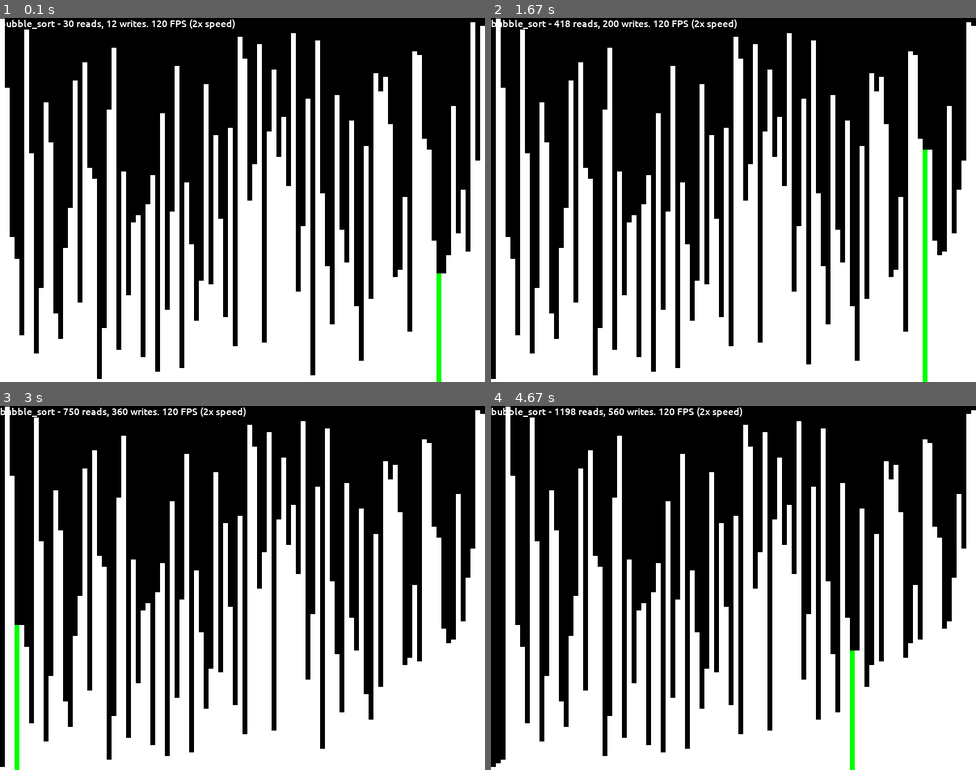
Above: before the commit, frames 1-4 (two rows, left to right).
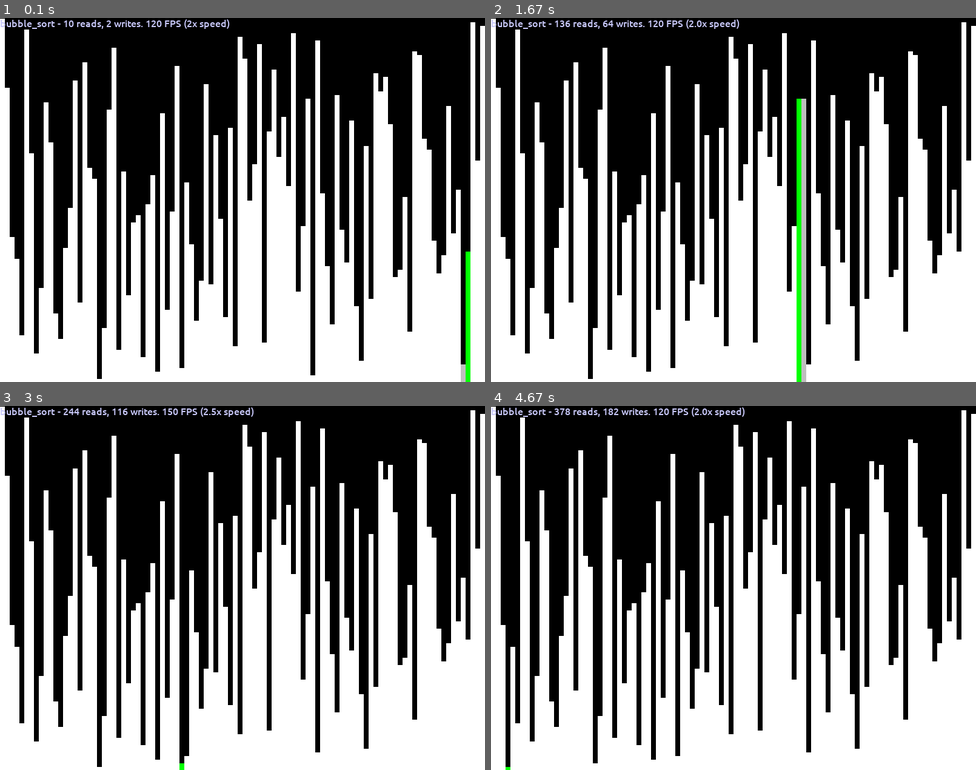
Above: after the commit, the same moments.

Repository: MichaelLesirge/intermediate-programming-class
Game: pygame game, started from sorting/visualizer.py
Two runs of this game, one before a commit and one after it. Both use one fixed random seed, a clock stepped at 60 frames per second and the inputs below.
Inputs:
- Up to frame 1 (0.1 s): no input
- Up to frame 2 (1.67 s): hold Up 0.33-0.8 s; hold Down 0.83-1.13 s; hold Up 1.17-1.53 s; hold Down from 1.57 s (still down)
- Up to frame 3 (3 s): release Down at 1.93 s; hold Up 1.97-2.27 s; hold Down 2.3-2.6 s; hold Up from 2.63 s (still down)
- Up to frame 4 (4.67 s): release Up at 3 s; hold Down 3.03-3.4 s; hold Up 3.43-3.73 s; hold Down 3.77-4.07 s; hold Up 4.1-4.47 s; hold Down from 4.5 s (still down)

The runs differ from the first frame. In frame 1, 2.6% of the frame differs, in the area x 0-97%, y 0-100%; in frame 2, 29%; in frame 3, 37%; in frame 4, 38%, in the area x 0-100%, y 0-100%.

Commit message:
minor updates

Diff:
--- a/sorting/algorithms/__init__.py
+++ b/sorting/algorithms/__init__.py
@@ -1,3 +1,4 @@
 from .bubble import bubble_sort
 from .insertion import insertion_sort
 from .selection import selection_sort
+from .merge import merge_sort
--- a/sorting/algorithms/bubble.py
+++ b/sorting/algorithms/bubble.py
@@ -7,7 +7,7 @@
 Pros:
 - simple
 - no extra memory
-- elements with same key maintain order
+- elements with same key maintain relative order
 
 Cons:
 - O(N^2) so slow for long lists
--- a/sorting/algorithms/insertion.py
+++ b/sorting/algorithms/insertion.py
@@ -19,7 +19,7 @@
 
         key = array[i]
 
-        j = i-1
+        j = i - 1
 
         while j >= 0 and key < array[j]:
             array[j + 1] = array[j]
--- /dev/null
+++ b/sorting/algorithms/merge.py
@@ -0,0 +1,52 @@
+"""
+Time Complexity: O(N log(N))
+Auxiliary Space: O(1)
+
+split into sub arrays and merge back the arrays in order
+
+Pros:
+- worst case is O(N log(N)) performance
+- elements with same key maintain relative order
+- easy to make parallel, but at cost of more memory making list copies
+
+Cons:
+- uses recursion, so lots of stack frames
+- not the best for small lists
+"""
+
+def merge(array: list, left: int, mid: int, right: int) -> None:
+    start2 = mid + 1
+
+    if array[mid] <= array[start2]:
+        return
+
+    while left <= mid and start2 <= right:
+
+        if array[left] <= array[start2]:
+            left += 1
+        else:
+            value = array[start2]
+            index = start2
+
+            while index != left:
+                array[index] = array[index - 1]
+                index -= 1
+
+            array[left] = value
+
+            left += 1
+            mid += 1
+            start2 += 1
+
+def merge_sort(array: list, left: int = None, right: int = None) -> None:
+    if left is None: left = 0
+    if right is None: right = len(array) - 1
+
+    if left >= right: return
+
+    mid = left + (right - left) // 2
+
+    merge_sort(array, left, mid)
+    merge_sort(array, mid + 1, right)
+
+    merge(array, left, mid, right)
--- a/sorting/algorithms/selection.py
+++ b/sorting/algorithms/selection.py
@@ -23,4 +23,4 @@
 
         min_index = min(range(i, n), key = array.__getitem__)
 
-        swap(array, i, min_index)
+        swap(array, min_index, i)
--- a/sorting/testing.py
+++ b/sorting/testing.py
@@ -1,9 +1,9 @@
 import unittest
 
-from algorithms import bubble_sort, insertion_sort, selection_sort
+from algorithms import bubble_sort, insertion_sort, selection_sort, merge_sort
 from util import make_random
 
-algorithms = [bubble_sort, insertion_sort, selection_sort]
+algorithms = [bubble_sort, insertion_sort, selection_sort, merge_sort]
 
 class TestLinkedList(unittest.TestCase):
     def assert_all_sorted(self, array: list):
--- a/sorting/visualizer.py
+++ b/sorting/visualizer.py
@@ -1,19 +1,12 @@
+import threading
+import winsound
+
 import pygame
 
+import algorithms
 from util import make_random
-import algorithms
 
-sorting_algorithms = {algorithms.bubble_sort: 2, algorithms.insertion_sort: 1, algorithms.selection_sort: 1}
-
-"""
-Bubble, Insertion, Selection, Merge, and Quick Sort
-Option of shuffled mode and random number mode
-Beeps based on element size
-Display name of sorting, (comparisons, swaps) and (reads, writes)
-highlight relevant indexes
-
-graph time of sorting for different array sizes at end
-"""
+sorting_algorithms = {algorithms.bubble_sort: 2, algorithms.insertion_sort: 1, algorithms.selection_sort: 1, algorithms.merge_sort: 1}
 
 pygame.init()
 
@@ -23,13 +16,18 @@
 
     HEIGHT_MIN, HEIGHT_MAX = 1, SCREEN_HEIGHT - 1
 
-    FPS = 60
+    BASE_FPS = 60
 
     ARRAY_LENGTH = 100
     NUM_RANGE = None
 
     BACKGROUND_COLOR = (0, 0, 0)
     DEFAULT_BLOCK_COLOR = (255, 255, 255)
+
+    FREQUENCY_MIN, FREQUENCY_MAX = 100, 10000
+    MAX_DURATION = 1
+
+    FPS_CHANGE = 0.5
 
 # TODO id all values in array (inherit from int) and then always have smooth mode and go back to storing rects in dict
 class SortDisplayArray(list):
@@ -64,16 +62,18 @@
     def __getitem__(self, index):
         self.reads += 1
 
-        # self.marks["red"] = index
-        # self.update_func(self)
+        self.marks["grey"] = index
+        self.update_func(self)
 
         return super().__getitem__(index)
 
     def __setitem__(self, index, value):
         self.writes += 1
 
+        # if Config.MAX_DURATION != 0: threading.Thread(target=self.beep, args=(value,), kwargs={}).start()
+
         self.marks["green"] = index
-        self.update_func(self)
+        self.update_func(self, value)
 
         return super().__setitem__(index, value)
 
@@ -83,25 +83,38 @@
 
 def main() -> None:
     screen = pygame.display.set_mode((Config.SCREEN_WIDTH, Config.SCREEN_HEIGHT))
-    pygame.display.set_caption("Falling Shapes")
+    pygame.display.set_caption("Sorting")
 
     clock = pygame.time.Clock()
 
     font = pygame.font.Font('sorting/font.ttf', 16)
 
+
     for sorter, fps_adjuster in sorting_algorithms.items():
-        def update_screen(display_array):
-            if pygame.event.get(pygame.QUIT):
-                exit(pygame.quit())
+        frequency_block = (Config.FREQUENCY_MAX - Config.FREQUENCY_MIN) / Config.ARRAY_LENGTH
+
+        def update_screen(display_array, value = None):
+            nonlocal fps_adjuster
+
+            for event in pygame.event.get():
+                if event.type == pygame.QUIT: exit(pygame.quit())
+                if event.type == pygame.KEYDOWN:
+                    if event.key == pygame.K_DOWN: fps_adjuster = round(max(fps_adjuster - Config.FPS_CHANGE, 0), 2)
+                    if event.key == pygame.K_UP: fps_adjuster = round(min(fps_adjuster + Config.FPS_CHANGE, 20), 2)
 
             screen.fill(Config.BACKGROUND_COLOR)
             display_array.draw_all(screen)
 
-            fps = int(Config.FPS * fps_adjuster)
+            fps = int(Config.BASE_FPS * fps_adjuster) if fps_adjuster else 1
 
             speed_multiplayer = f" ({fps_adjuster}x speed)"
-            text = font.render(f"{sorter.__name__} - {display_array.reads} reads, {display_array.writes} writes. {fps} FPS{'' if fps_adjuster == 1 else speed_multiplayer}", True, "white")
+            text = font.render(f"{sorter.__name__} - {display_array.reads} reads, {display_array.writes} writes. {fps} FPS{'' if fps_adjuster == 1 else speed_multiplayer}", True, (200, 200, 250))
             text_rect = text.get_rect()
+
+            if value:
+                frequency = int(Config.FREQUENCY_MAX - (frequency_block * value))
+                duration = int(min(1 / fps, Config.MAX_DURATION) * 1000)
+                threading.Thread(target=lambda: winsound.Beep(frequency, duration)).start()
 
             screen.blit(text, text_rect)
 
